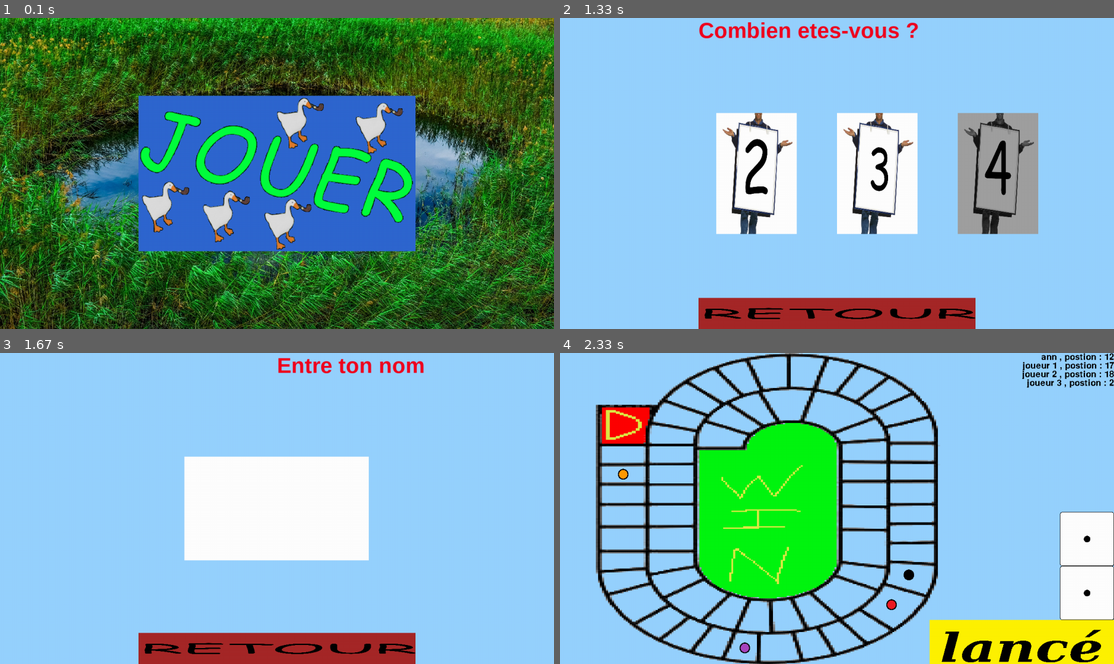
Above: before the commit, frames 1-4 (two rows, left to right).
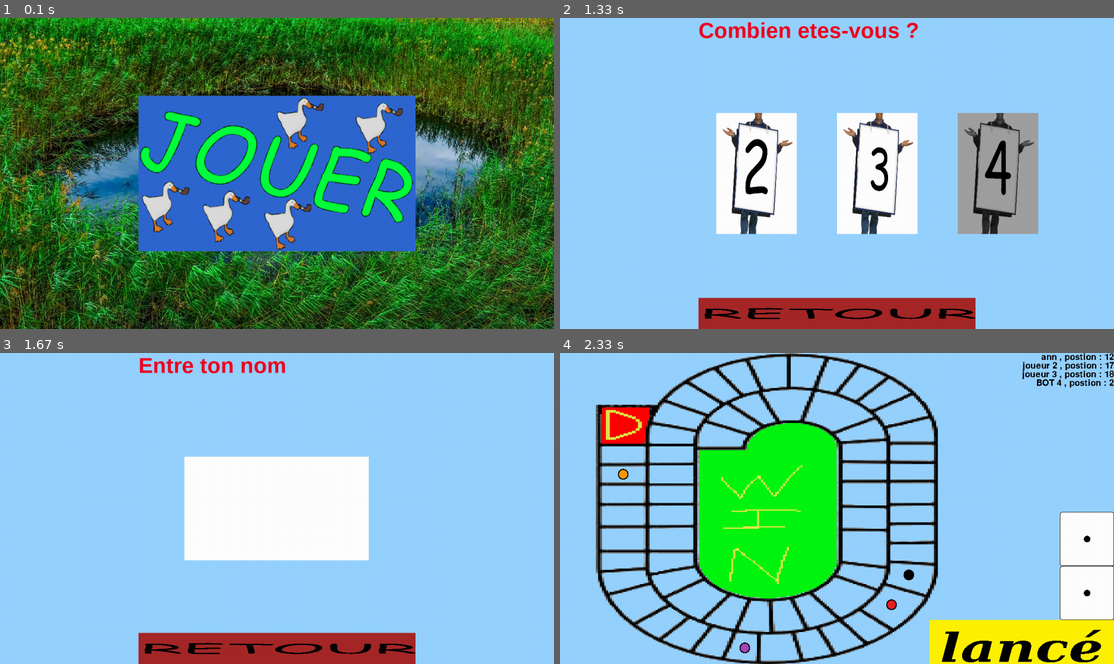
Above: after the commit, the same moments.

Repository: chokinyan/nsi-projet
Game: pygame game, started from projet nsi/projet.py
The game is run twice, just before and just after one commit, with the same random seed, the same clock (stepped at 60 frames per second) and the same inputs.
Inputs (mouse positions are in pixels of both pictures, inside the frame that each line leads up to):
- Up to frame 1 (0.1 s): no input
- Up to frame 2 (1.33 s): click (837, 173) at 0.38 s; click (837, 195) at 0.72 s; click (731, 173) at 1.05 s
- Up to frame 3 (1.67 s): click (343, 536) at 1.38 s
- Up to frame 4 (2.33 s): type "ann" at 1.67 s; tap Enter at 2 s; click (1019, 642) at 2.22 s

Frames 1-2 are identical in both runs. In frame 3, 1.2% of the frame differs, in the area x 25-77%, y 1-7%; in frame 4, 0.1%.

Commit message:
Update projet.py

Diff:
--- a/projet nsi/projet.py
+++ b/projet nsi/projet.py
@@ -246,10 +246,13 @@
         font = pyg.font.SysFont('arial',50,italic=False,bold=True)
         texte = font.render('Entre ton nom',True,(240,0,30))
         if "nom" not in textinp:
-            joueur = [joueur_info(i,False) for i in range(nb_bot+nb_j)]
+            for i in range(nb_j):
+                joueur.append(joueur_info(i+1,False))
+            for i in range(nb_bot):
+                joueur.append(joueur_info(nb_j+1+i,True))
             textinp.update(nom = addp.TextInput(screen = (etat.disp).scr,bg = (255,255,255),text_color=(0,0,0),x=etat.taille_screen[0] - (2*(etat.taille_screen[0]/3)),y= etat.taille_screen[1] - (2*(etat.taille_screen[1]/3)),h = etat.taille_screen[1]/3,w = etat.taille_screen[0]/3))
         bouton.update(B_retour = addp.Button(fild=self.image_R,y=pyg.display.get_window_size()[1]-self.image_R.get_height(),x=self.center[0]-self.image_R.get_width()/2))
-        ((self.disp).scr).blit(texte,(self.center[0],0))
+        ((self.disp).scr).blit(texte,(self.center[0]/2,0))
 
     def partie(self,dée : bool = False,joueure : list[joueur_info] = None) -> None:
         global pion
@@ -391,7 +394,7 @@
 last_screen = 0
 bouton = {}
 pion = {}
-joueur = None
+joueur = []
 textinp = {}
 end = False
 pyg.init()
